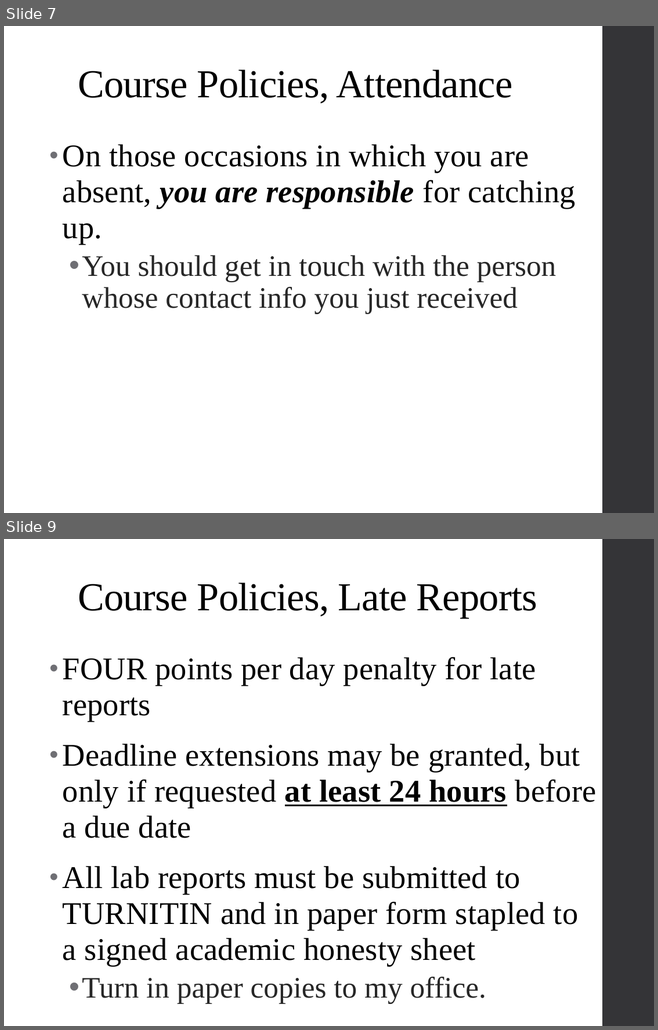
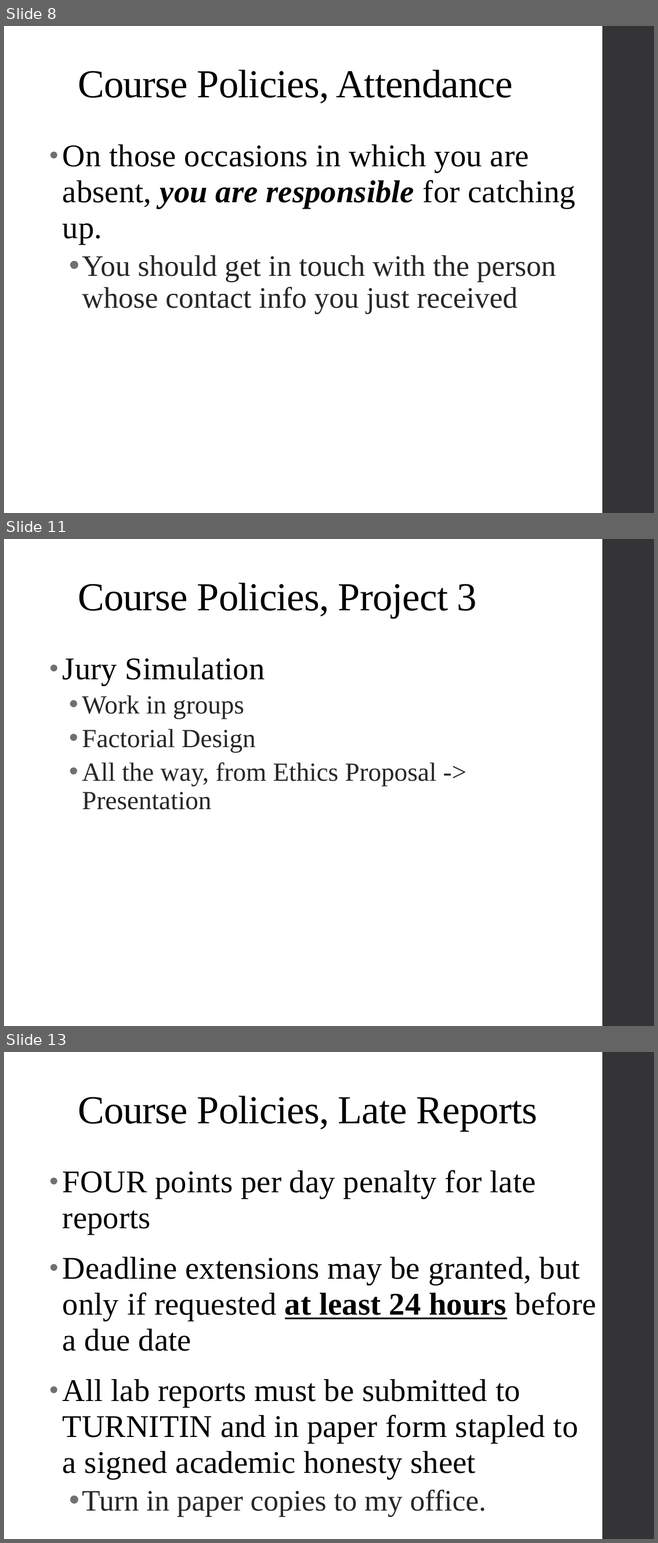
Before and after one commit to psadil/psych241, a slide deck: slides/lab1_21jan2016/lab1_21jan2016.pptx. Shown one above the other, each under a label of ours: slides 7 and 9 before the commit, slides 8, 11 and 13 after it; the slides between them are not shown. The pictures are 658x1030 and 658x1543 pixels, drawn with LibreOffice and Linux fonts; fonts in the diff are those of the drawing. Boxes give left, top, right and bottom in pixels: in the first picture for what was removed or moved away, otherwise in the second. Text is boxed around its words. In the diff, an @@ line names an element or a change of style, - is before the commit and + after.

```diff
--- a/slides/lab1_21jan2016/lab1_21jan2016.pptx
+++ b/slides/lab1_21jan2016/lab1_21jan2016.pptx
@@ slide 11 added at bbox=[4, 539, 654, 1026], background #FFFFFF; not listed: 1 template element that a slide beside it also shows @@
@@ title added at bbox=[78, 583, 477, 618], 44 pt, text #000000 @@
+Course Policies, Project 3
@@ text added at bbox=[63, 657, 437, 810], 29 pt, text #262626 @@
+• Jury Simulation
+  • Work in groups
+  • Factorial Design
+  • All the way, from Ethics Proposal -> Presentation
@@ what was slide 7 is now slide 8 @@
@@ what was slide 9 is now slide 13 @@
```
Also in this commit, not shown: 4 slides changed, 7 other slides added, 7 other files.
